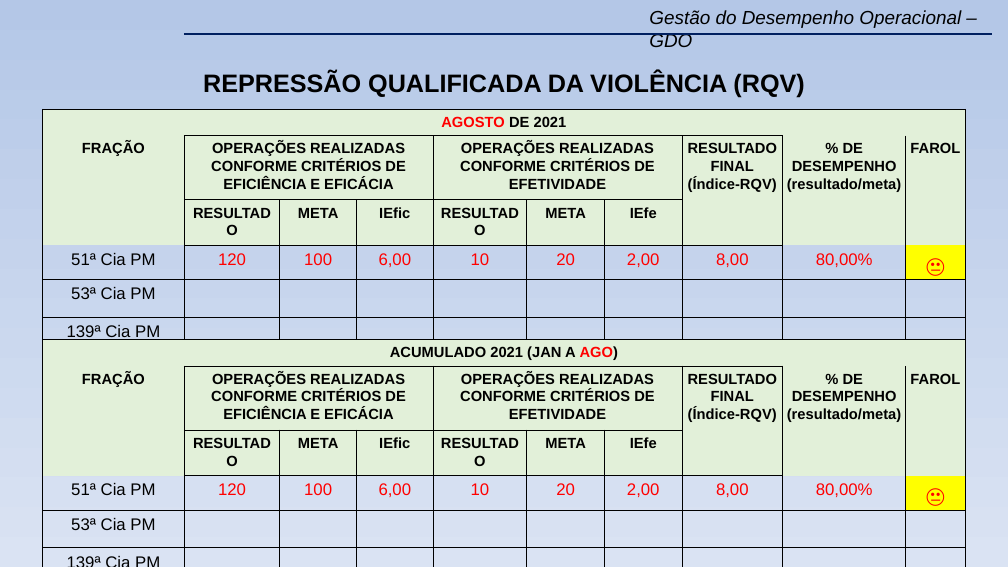
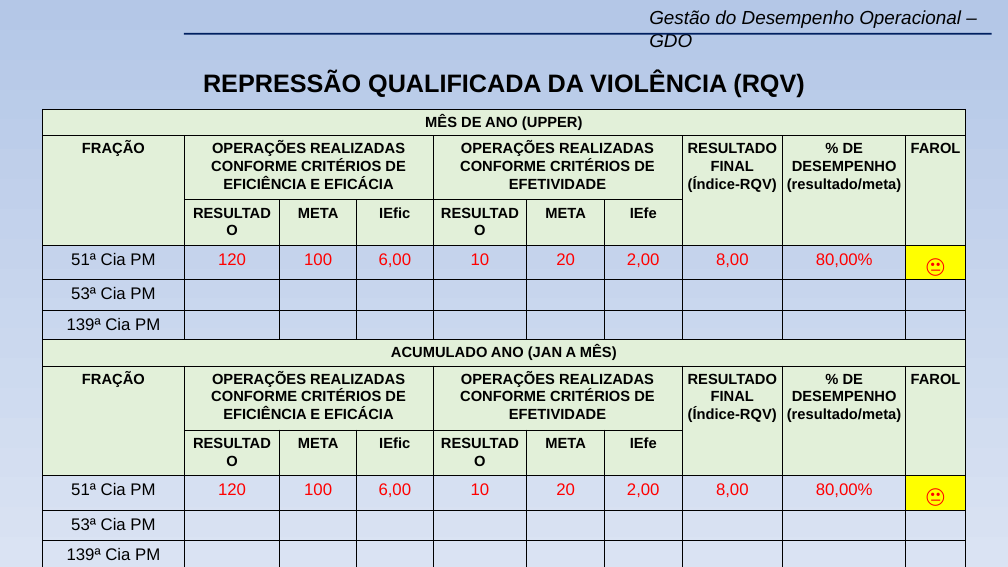
Before and after one commit to WENDEL4891/apresentacao_gdo, a slide deck: slide 15 of files/modelo_apresentacao/Modelo (Novo) GDO 23º BPM.pptx. Drawn at 1008x567 pixels with LibreOffice and Linux fonts; fonts in the diff are those of the drawing; background and template pictures are left out. Boxes give left, top, right and bottom in pixels: in the first picture for what was removed or moved away, otherwise in the second. Text is boxed around its words. In the diff, an @@ line names an element or a change of style, - is before the commit and + after.

```diff
--- a/files/modelo_apresentacao/Modelo (Novo) GDO 23º BPM.pptx
+++ b/files/modelo_apresentacao/Modelo (Novo) GDO 23º BPM.pptx
@@ table at bbox=[42, 109, 965, 499] @@
-row 1, column 1: AGOSTO DE 2021
+row 1, column 1: MÊS DE ANO (UPPER)
@@ table at bbox=[42, 340, 965, 567] @@
-row 1, column 1: ACUMULADO 2021 (JAN A AGO)
+row 1, column 1: ACUMULADO ANO (JAN A MÊS)
```
Also in this commit, not shown: 30 other slides changed, 6 other files.
